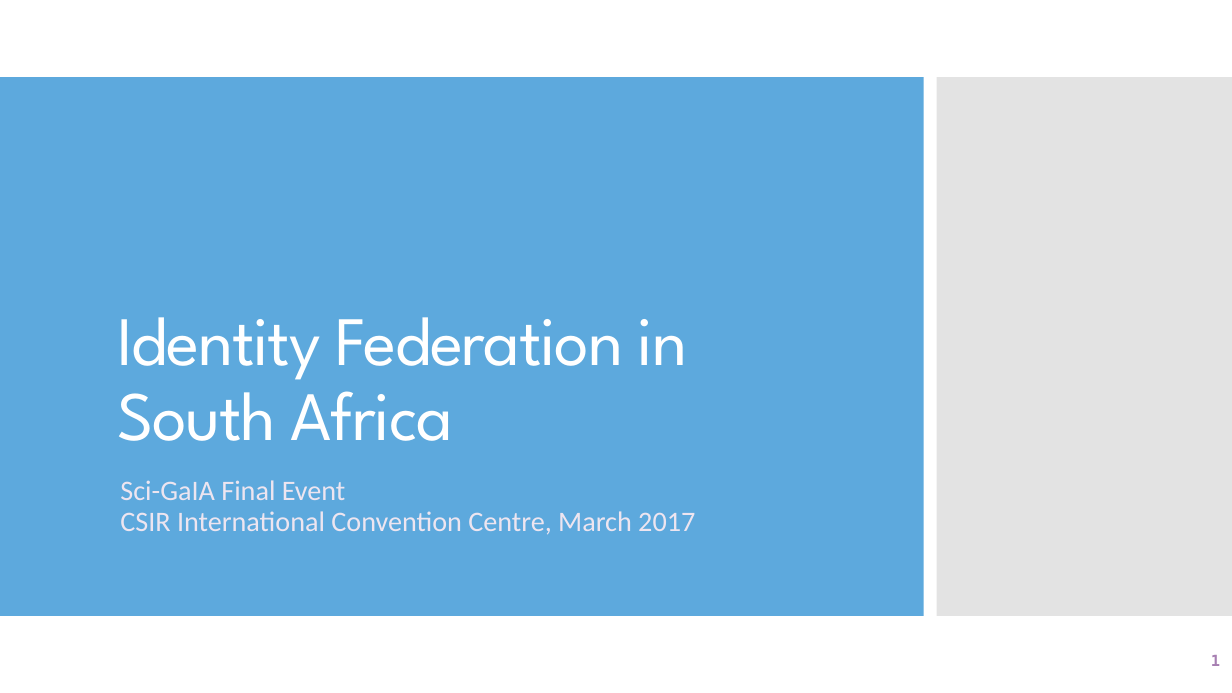
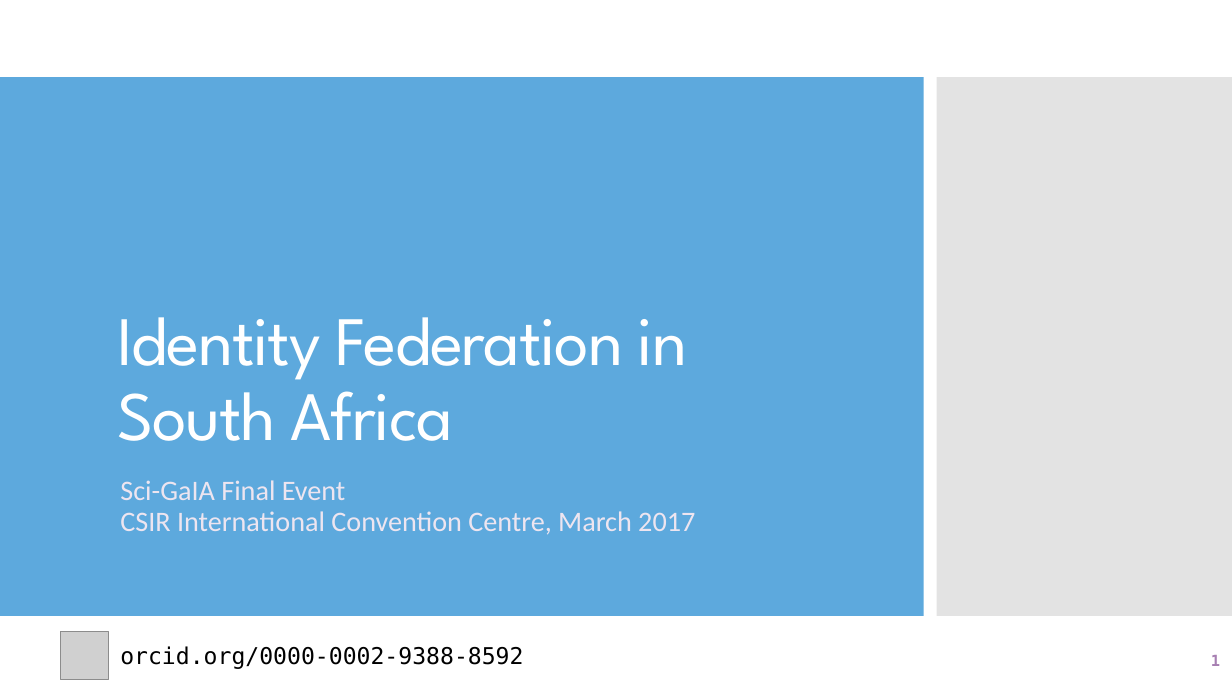
Before and after one commit to tenet-ac-za/safire.ac.za-website, a slide deck: slide 1 of static/wp-content/uploads/2017/03/SAFIRE-SciGaIA-Final-Event-Mar-2017.pptx. Drawn at 1232x693 pixels with LibreOffice and Linux fonts; fonts in the diff are those of the drawing; grey boxes stand for pictures; background and template pictures are left out. Boxes give left, top, right and bottom in pixels: in the first picture for what was removed or moved away, otherwise in the second. Text is boxed around its words. In the diff, an @@ line names an element or a change of style, - is before the commit and + after.

Commit message:
Add ORCID iD to presentations

```diff
--- a/static/wp-content/uploads/2017/03/SAFIRE-SciGaIA-Final-Event-Mar-2017.pptx
+++ b/static/wp-content/uploads/2017/03/SAFIRE-SciGaIA-Final-Event-Mar-2017.pptx
@@ picture added at box(61, 632, 108, 679) @@
@@ text added at box(120, 646, 523, 669), 18 pt, text #000000 @@
+orcid.org/0000-0002-9388-8592
```
Also in this commit, not shown: 2 other files.
